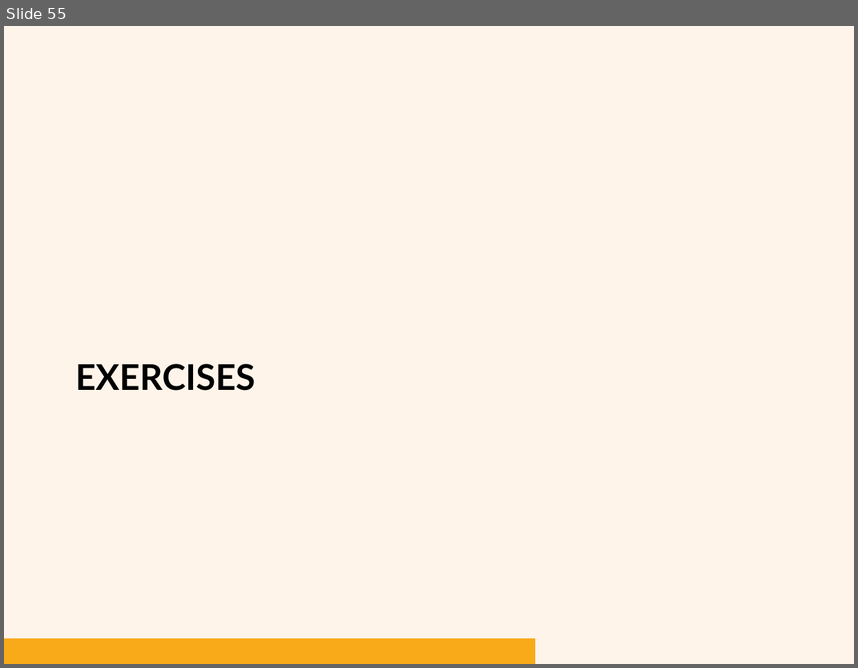
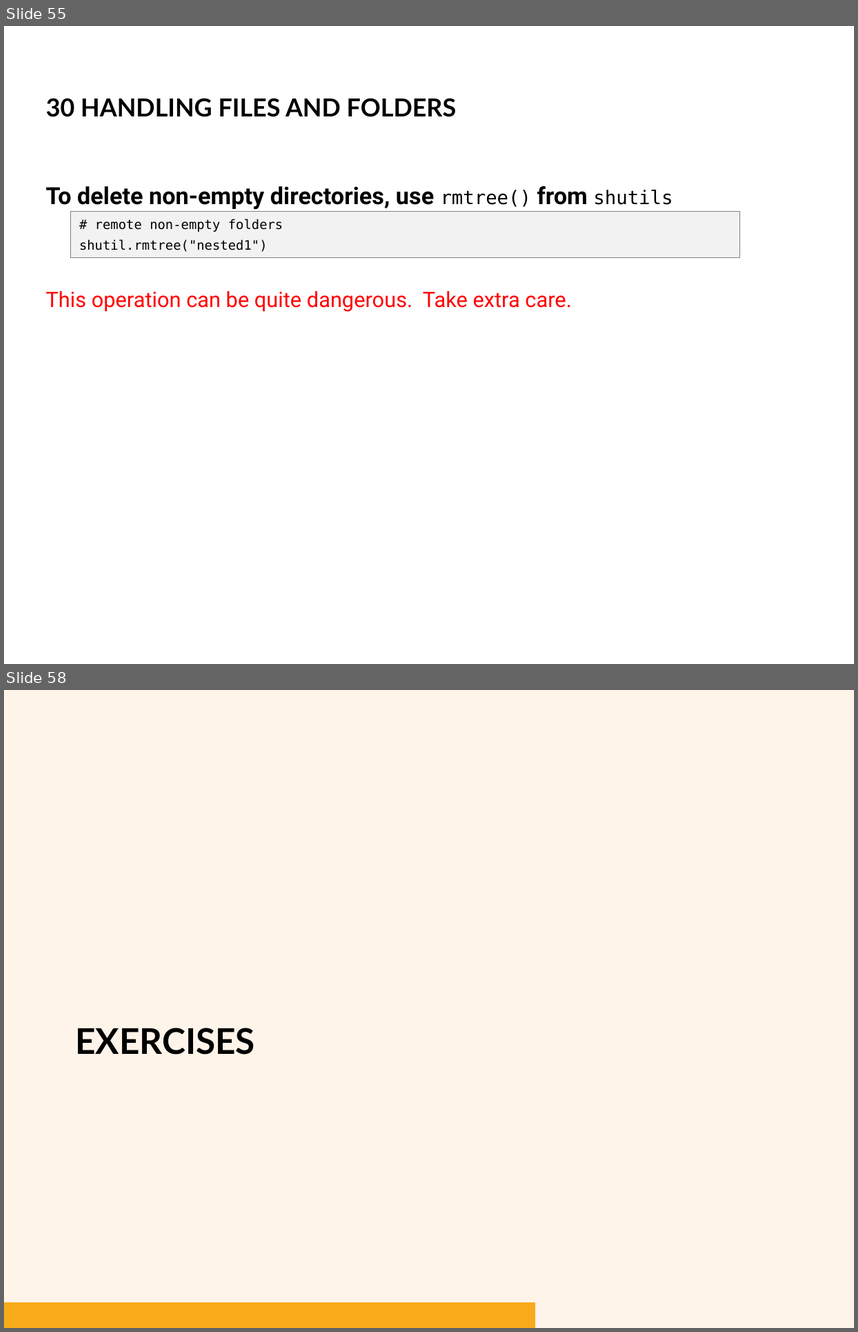
Before and after one commit to bryanbsun/pythonps, a slide deck: Python Problem Solver 2.pptx. Shown one above the other, each under a label of ours: slide 55 before the commit, slides 55 and 58 after it; the slides between them are not shown. The pictures are 858x668 and 858x1332 pixels, drawn with LibreOffice and Linux fonts; fonts in the diff are those of the drawing; background and template pictures are left out. Boxes give left, top, right and bottom in pixels: in the first picture for what was removed or moved away, otherwise in the second. Text is boxed around its words. In the diff, an @@ line names an element or a change of style, - is before the commit and + after.

```diff
--- a/Python Problem Solver 2.pptx
+++ b/Python Problem Solver 2.pptx
@@ slide 55 added at bbox=[4, 26, 854, 664], background #FFFFFF @@
@@ text added at bbox=[46, 98, 457, 117], 21 pt, text #000000, bold @@
+30 HANDLING FILES AND FOLDERS
@@ text added at bbox=[46, 186, 673, 312], 18 pt, text #000000 @@
+To delete non-empty directories, use rmtree() from shutils
+This operation can be quite dangerous. Take extra care.
@@ rectangle added at bbox=[71, 212, 740, 257], fill #F2F2F2, outline #808080 0.75 pt, 11 pt, text #000000 @@
+# remote non-empty folders
+shutil.rmtree("nested1")
@@ what was slide 55 is now slide 58 @@
```
Also in this commit, not shown: 2 slides changed, 5 other slides added, 2 other files.
